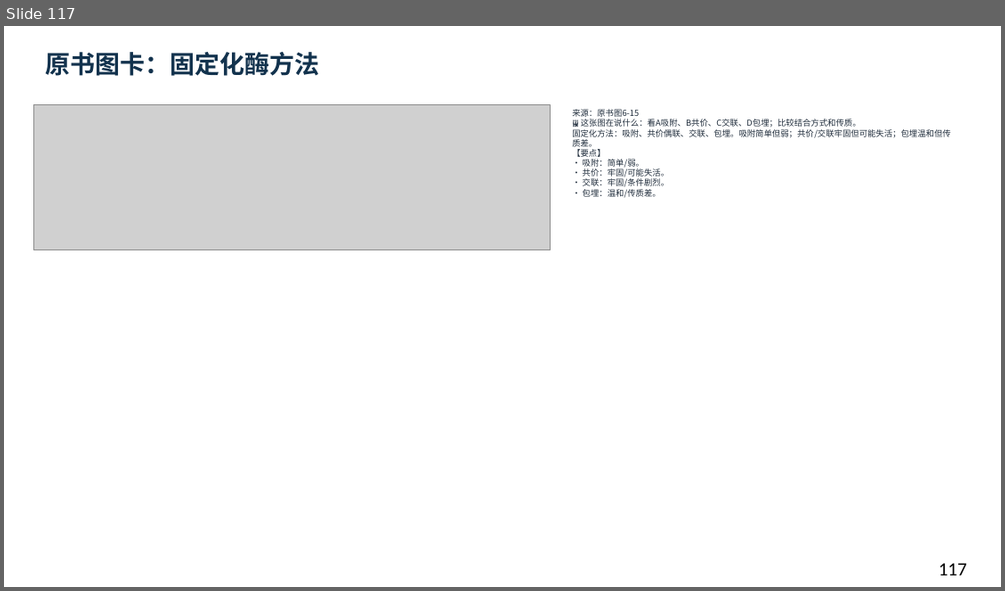
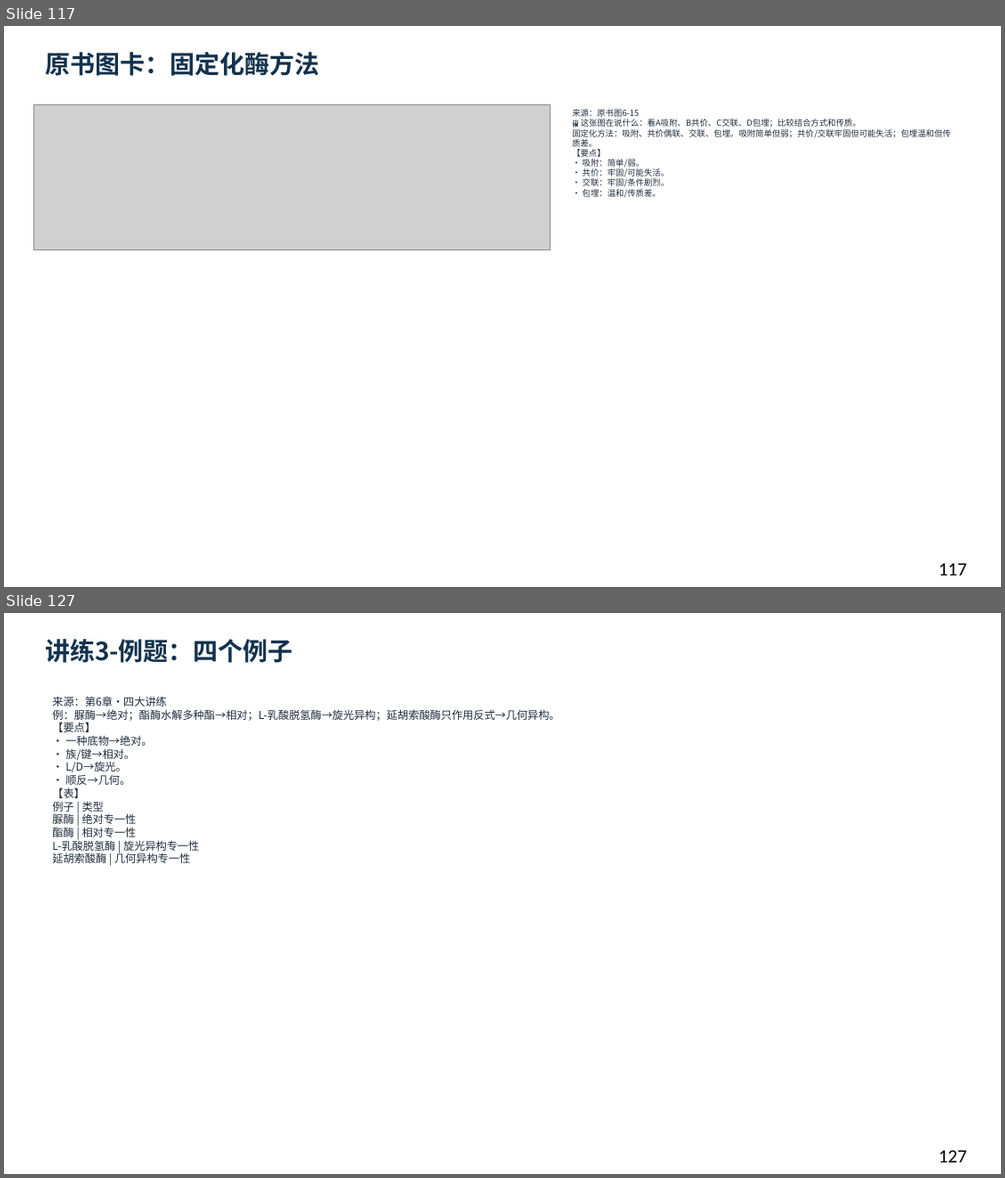
Before and after one commit to newkan-li/Biochemistry, a slide deck: downloads/bc06-ai-style.pptx. Shown one above the other, each under a label of ours: slide 117 before the commit, slides 117 and 127 after it; the slides between them are not shown. The pictures are 1005x591 and 1005x1178 pixels, drawn with LibreOffice and Linux fonts; fonts in the diff are those of the drawing; grey boxes stand for pictures. Boxes give left, top, right and bottom in pixels: in the first picture for what was removed or moved away, otherwise in the second. Text is boxed around its words. In the diff, an @@ line names an element or a change of style, - is before the commit and + after.

```diff
--- a/downloads/bc06-ai-style.pptx
+++ b/downloads/bc06-ai-style.pptx
@@ slide 127 added at bbox=[4, 613, 1001, 1174], background #FFFFFF @@
@@ text added at bbox=[45, 639, 293, 663], 24 pt, text #12324D, bold @@
+讲练3-例题：四个例子
@@ text added at bbox=[52, 696, 559, 863], 10.5 pt, text #202D3C @@
+来源：第6章·四大讲练
+例：脲酶→绝对；酯酶水解多种酯→相对；L-乳酸脱氢酶→旋光异构；延胡索酸酶只作用反式→几何异构。
+【要点】
+• 一种底物→绝对。
+• 族/键→相对。
+• L/D→旋光。
+• 顺反→几何。
+【表】
+例子 | 类型
+脲酶 | 绝对专一性
+酯酶 | 相对专一性
+L-乳酸脱氢酶 | 旋光异构专一性
+延胡索酸酶 | 几何异构专一性
@@ text added at bbox=[938, 1150, 967, 1162], 18 pt, text #000000 @@
+127
```
Also in this commit, not shown: 1 slide changed, 15 other slides added, 6 other files.
